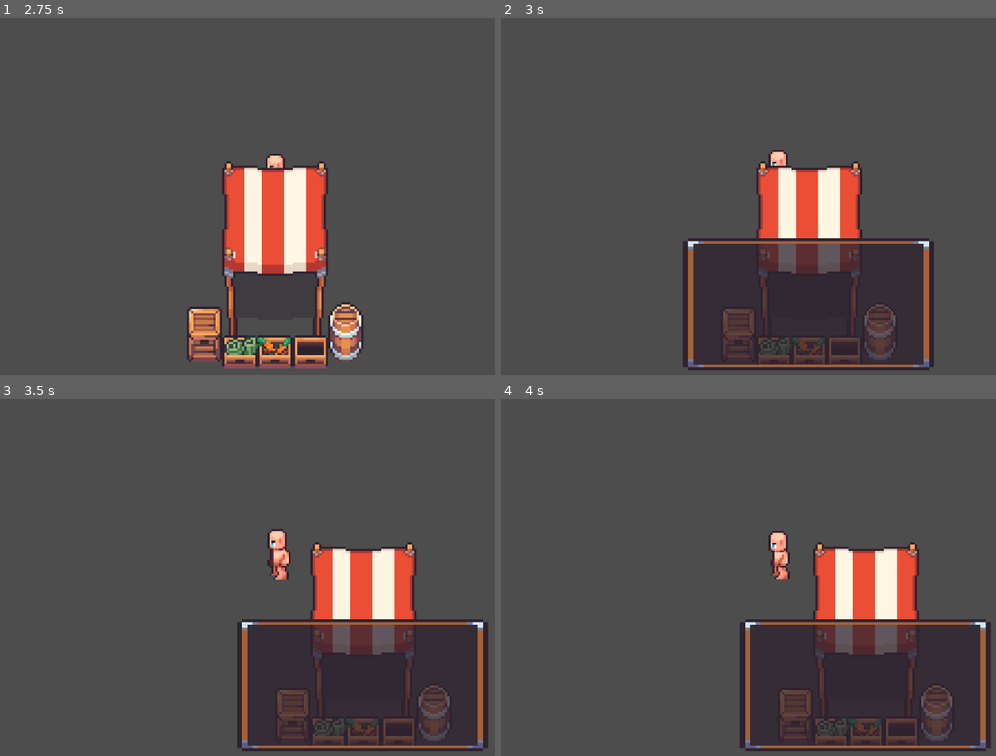
Above: before the commit, frames 1-4 (two rows, left to right).
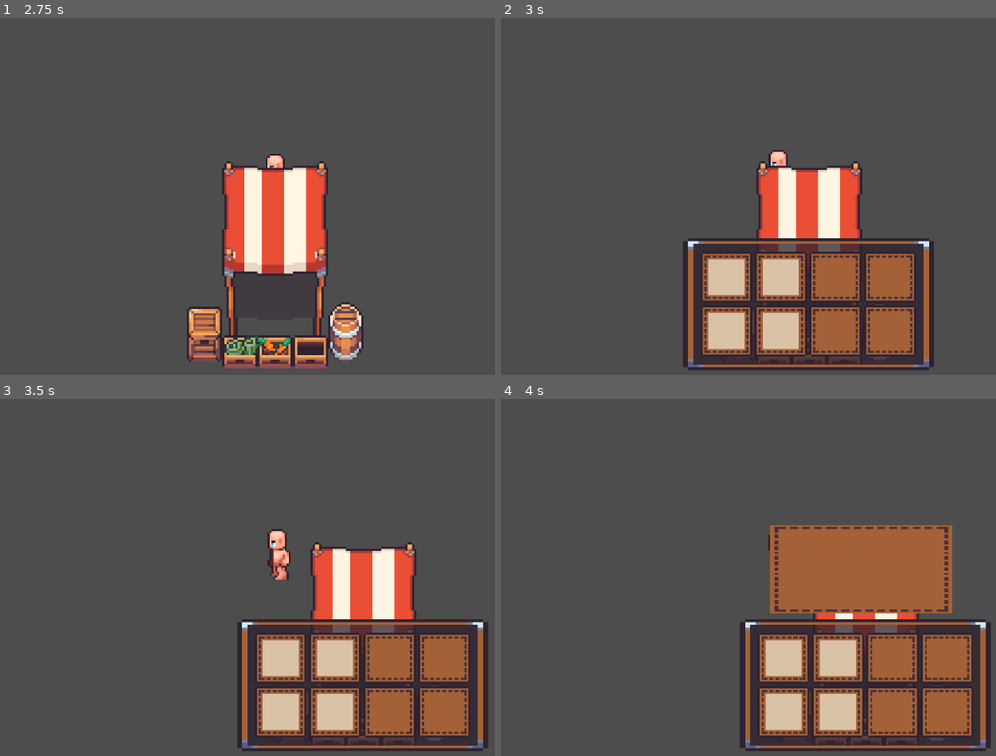
Above: after the commit, the same moments.

Repository: XDCocker420/Farming-Game-Project
Game: Godot game, scene res://scenes/maps/oliv.tscn
Same seed, same stepped clock (60 frames per second), same inputs: the game is played once before the commit and once after it. This scene is started directly instead of the project's main scene.
Inputs (mouse positions are in pixels of both pictures, inside the frame that each line leads up to):
- Up to frame 1 (2.75 s): tap Enter (ui_accept) at 0.5, 0.77, 1.52 s; move the mouse to (247, 267) at 0.52 s; hold E (interact) 0.53-1.28 s; hold W (move_up) 0.53-2.03 s; click (247, 267) at 0.67 s; move the mouse to (470, 250) at 1.27 s; click (470, 250) at 1.35 s; move the mouse to (84, 142) at 2.02 s; hold A (move_left) from 2.03 s (still down); hold Shift (sprint) from 2.03 s (still down)
- Up to frame 2 (3 s): keep holding A (move_left); move the mouse to (807, 196) at 2.77 s; release Shift (sprint) at 2.78 s; tap E (interact) at 2.85 s; click (807, 196) at 2.92 s
- Up to frame 3 (3.5 s): keep holding A (move_left); tap Enter (ui_accept) at 3.02 s
- Up to frame 4 (4 s): release A (move_left) at 3.5 s; click (783, 659) at 3.52 s

Frame 1 is identical in both runs. In frame 2, 10% of the frame differs, in the area x 40-84%, y 65-95%; in frame 3, 9.9%; in frame 4, 19%, in the area x 52-96%, y 35-95%.

Commit message:
market v1 finished

Diff:
--- a/scenes/buildings/markt.tscn
+++ b/scenes/buildings/markt.tscn
@@ -568,6 +568,7 @@
 shape = SubResource("RectangleShape2D_svl4q")
 
 [node name="ui_markt" parent="." instance=ExtResource("3_ui650")]
+visible = false
 z_index = 7
 offset_left = -197.0
 offset_top = -240.0
--- a/scenes/ui/market_slot.tscn
+++ b/scenes/ui/market_slot.tscn
@@ -1,8 +1,21 @@
-[gd_scene load_steps=2 format=3 uid="uid://byp8gj3fl1y4q"]
+[gd_scene load_steps=3 format=3 uid="uid://byp8gj3fl1y4q"]
 
 [ext_resource type="Texture2D" uid="uid://b1a783ur0o53u" path="res://assets/gui/slot_bg.png" id="1_4sevg"]
+[ext_resource type="Script" path="res://scripts/ui/market_slot.gd" id="2_vhoa4"]
 
-[node name="market_slot" type="TextureButton"]
+[node name="TextureButton" type="TextureButton"]
 offset_right = 26.0
 offset_bottom = 26.0
+size_flags_horizontal = 3
+size_flags_vertical = 3
+action_mode = 0
 texture_normal = ExtResource("1_4sevg")
+stretch_mode = 0
+script = ExtResource("2_vhoa4")
+
+[node name="icon" type="TextureRect" parent="."]
+layout_mode = 0
+offset_left = 16.0
+offset_top = 16.0
+offset_right = 80.0
+offset_bottom = 80.0
--- a/scenes/ui/ui_markt.tscn
+++ b/scenes/ui/ui_markt.tscn
@@ -1,7 +1,9 @@
-[gd_scene load_steps=3 format=3 uid="uid://bgatkx86onbu6"]
+[gd_scene load_steps=5 format=3 uid="uid://bgatkx86onbu6"]
 
 [ext_resource type="Script" path="res://scripts/ui/ui_markt.gd" id="1_5y7iy"]
 [ext_resource type="Texture2D" uid="uid://cfjfflsigxxw1" path="res://assets/gui/menu.png" id="1_f6luj"]
+[ext_resource type="PackedScene" uid="uid://byp8gj3fl1y4q" path="res://scenes/ui/market_slot.tscn" id="3_dqgtw"]
+[ext_resource type="PackedScene" uid="uid://b8v0ysphsfbju" path="res://scenes/ui/ui_crop_selection.tscn" id="4_mjykj"]
 
 [node name="ui_markt" type="Control"]
 layout_mode = 3
@@ -55,6 +57,37 @@
 layout_mode = 2
 size_flags_vertical = 3
 
+[node name="TextureButton" parent="NinePatchRect/MarginContainer/ScrollContainer/VBoxContainer/HBoxContainer" instance=ExtResource("3_dqgtw")]
+layout_mode = 2
+
+[node name="TextureButton2" parent="NinePatchRect/MarginContainer/ScrollContainer/VBoxContainer/HBoxContainer" instance=ExtResource("3_dqgtw")]
+layout_mode = 2
+
+[node name="TextureButton3" parent="NinePatchRect/MarginContainer/ScrollContainer/VBoxContainer/HBoxContainer" instance=ExtResource("3_dqgtw")]
+layout_mode = 2
+
+[node name="TextureButton4" parent="NinePatchRect/MarginContainer/ScrollContainer/VBoxContainer/HBoxContainer" instance=ExtResource("3_dqgtw")]
+layout_mode = 2
+
 [node name="HBoxContainer2" type="HBoxContainer" parent="NinePatchRect/MarginContainer/ScrollContainer/VBoxContainer"]
 layout_mode = 2
 size_flags_vertical = 3
+
+[node name="TextureButton" parent="NinePatchRect/MarginContainer/ScrollContainer/VBoxContainer/HBoxContainer2" instance=ExtResource("3_dqgtw")]
+layout_mode = 2
+
+[node name="TextureButton2" parent="NinePatchRect/MarginContainer/ScrollContainer/VBoxContainer/HBoxContainer2" instance=ExtResource("3_dqgtw")]
+layout_mode = 2
+
+[node name="TextureButton3" parent="NinePatchRect/MarginContainer/ScrollContainer/VBoxContainer/HBoxContainer2" instance=ExtResource("3_dqgtw")]
+layout_mode = 2
+
+[node name="TextureButton4" parent="NinePatchRect/MarginContainer/ScrollContainer/VBoxContainer/HBoxContainer2" instance=ExtResource("3_dqgtw")]
+layout_mode = 2
+
+[node name="CropSelectionUI" parent="." instance=ExtResource("4_mjykj")]
+layout_mode = 1
+offset_left = -361.0
+offset_top = -405.0
+offset_right = -361.0
+offset_bottom = -405.0
--- a/scripts/buildings/markt.gd
+++ b/scripts/buildings/markt.gd
@@ -7,11 +7,11 @@
 
 var player_in_area: bool = false
 
+
 func _ready() -> void:
     market_area.body_entered.connect(_on_player_entered)
     market_area.body_exited.connect(_on_player_exited)
     player.interact.connect(_on_player_interact)
-    ui_markt.visible = false
 
 
 func _on_player_entered(body: Node2D):
@@ -27,7 +27,4 @@
 
 func _on_player_interact():
     if player_in_area:
-        if ui_markt.visible == true:
-            ui_markt.visible = false
-        else:
-            ui_markt.visible = true
+        ui_markt.change_visible()
--- /dev/null
+++ b/scripts/ui/market_slot.gd
@@ -0,0 +1,34 @@
+extends TextureButton
+
+
+signal clicked(id: int)
+
+@onready var icon_button: TextureRect = $icon
+
+var id: int
+var open: bool = true
+var occupied: bool = false
+var closed_texture = preload("res://assets/gui/slot_contractboard_bg.png")
+
+
+func ui_opened():
+    if open == false:
+        texture_normal = closed_texture
+
+
+func _pressed() -> void:
+    if open and not occupied:
+        clicked.emit(id)
+
+
+func get_id() -> int:
+    return id
+
+
+func set_id(slot_id: int) -> void:
+    id = slot_id
+
+
+func set_icon(path: String) -> void:
+    var texture = load(path)
+    icon_button.texture = texture
--- a/scripts/ui/ui_markt.gd
+++ b/scripts/ui/ui_markt.gd
@@ -1,10 +1,58 @@
 extends Control
 
 
-@onready var h_box_container: HBoxContainer = $NinePatchRect/MarginContainer/ScrollContainer/VBoxContainer/HBoxContainer
-@onready var h_box_container_2: HBoxContainer = $NinePatchRect/MarginContainer/ScrollContainer/VBoxContainer/HBoxContainer2
+@onready var top_row: HBoxContainer = $NinePatchRect/MarginContainer/ScrollContainer/VBoxContainer/HBoxContainer
+@onready var bottom_row: HBoxContainer = $NinePatchRect/MarginContainer/ScrollContainer/VBoxContainer/HBoxContainer2
+@onready var crop_selection_ui: Control = $CropSelectionUI
 
+@onready var top_row_children = top_row.get_children()
+@onready var bottom_row_children = bottom_row.get_children()
+
+var id_clicked: int
 
 
 func _ready() -> void:
-    pass
+    var i: int = 0
+
+    for child in top_row_children:
+        child.set_id(i)
+        i += 1
+        child.clicked.connect(_on_market_slot_clicked)
+
+    for child in bottom_row_children:
+        child.set_id(i)
+        i += 1
+        child.clicked.connect(_on_market_slot_clicked)
+
+    crop_selection_ui.crop_selected.connect(_on_crop_selected)
+
+    bottom_row_children[2].open = false
+    bottom_row_children[3].open = false
+    top_row_children[2].open = false
+    top_row_children[3].open = false
+
+
+func change_visible() -> void:
+    if visible == true:
+        visible = false
+    else:
+        visible = true
+        for child in top_row_children:
+            child.ui_opened()
+
+        for child in bottom_row_children:
+            child.ui_opened()
+
+
+func _on_market_slot_clicked(id: int) -> void:
+    crop_selection_ui.visible = true
+    id_clicked = id
+
+
+func _on_crop_selected(crop_type: String) -> void:
+    if id_clicked < 4:
+        top_row_children[id_clicked].set_icon("res://assets/gui/icons/" + crop_type + ".png")
+        top_row_children[id_clicked].occupied = true
+    else:
+        bottom_row_children[id_clicked - 4].set_icon("res://assets/gui/icons/" + crop_type + ".png")
+        bottom_row_children[id_clicked - 4].occupied = true
Not shown: 1 places in scenes/buildings/markt.tscn that only renumber resources
